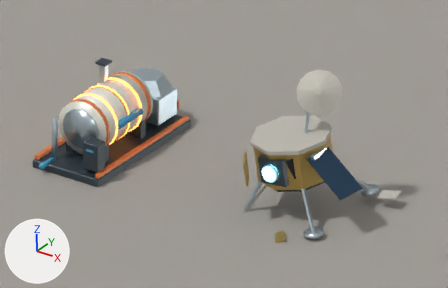
An edit to the Blender file lunar-art-test/game/assets/expedition-library.blend, drawn before and after from the same camera.
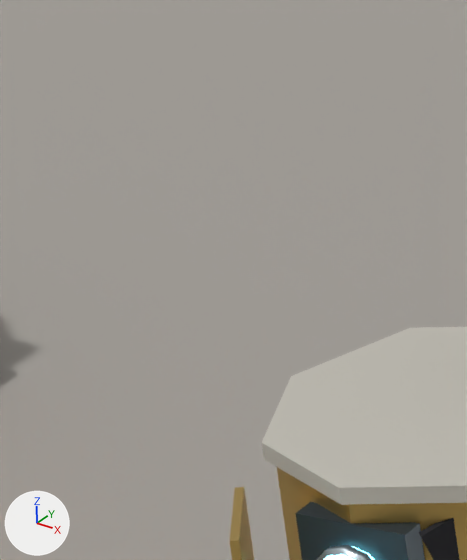
The first picture shows the older version from the file's camera 'Camera.004'. The close-ups show the older and then the newer version on the part from 43% to 66% of the width and 15% to 58% of the height of that picture. Only the edits that show in the close-ups are written down. The axes (+X, +Y, +Z) are drawn at lower left. The lights are the same throughout.

Script lines for the objects in view, before the commit:
```python
ob_core = bpy.data.objects.new('Core', me_cylinder_065)
ob_core.location = (2.2, 0.0, 0.0)
ob_core.rotation_euler = (0.0698, -0.105, 0.0)  # degrees (4, -6, 0)
ob_lander = bpy.data.objects.new('Lander', me_cylinder_031)
ob_lander.location = (2.2, 0.0, 0.0)
ob_lander.rotation_euler = (0.0698, -0.105, 0.0)  # degrees (4, -6, 0)
ob_plane = bpy.data.objects.new('Plane', me_plane_005)
ob_plane.location = (0.0, 0.0, 0.0)
```
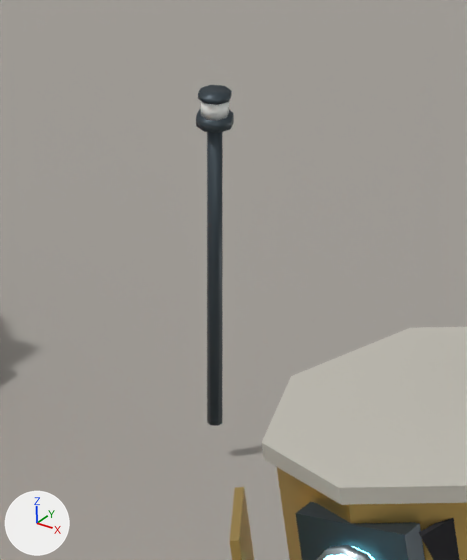
What differs and where, as boxes [x1, y1, x2, y2] in the close-ups (467 x 560 px):
'Lamp', added
    after: [196, 85, 234, 426]
    faces in mat_lunar___graphite_structure (greyish blue #3c4850): [196, 85, 234, 426]
    faces in mat_lunar___status_lamp (white #eff3f1): [201, 101, 229, 121]

Diff of the bpy script that builds the scene:
```diff
--- a/lunar-art-test/game/assets/expedition-library.blend.py
+++ b/lunar-art-test/game/assets/expedition-library.blend.py
@@ mat_lunar___status_lamp @@
+mat_lunar___status_lamp = principled_material('Lunar • status lamp')
+mat_lunar___status_lamp.base_color = (0.86, 0.9, 0.88)  # white #eff3f1
+mat_lunar___status_lamp.roughness = 0.3
@@ me_cylinder_031_1 @@
+me_cylinder_031_1.from_pydata(...)  # a 6-sided cylinder along z spanning x -0.83..-0.77, y 1.76..1.84, z 0.2..1.95, material slot 0; an 8-sided cylinder along z spanning x -0.9..-0.7, y 1.7..1.9, z 1.95..2.01, material slot 0; an 8-sided cylinder along z spanning x -0.88..-0.72, y 1.72..1.88, z 2.01..2.11, material slot 1; an 8-sided cylinder along z spanning x -0.89..-0.71, y 1.71..1.89, z 2.11..2.14, material slot 0
+me_cylinder_031_1.polygons.foreach_set('use_smooth', [True] * 38)
+me_cylinder_031_1.materials.append(mat_lunar___graphite_structure)  # greyish blue #3c4850
+me_cylinder_031_1.materials.append(mat_lunar___status_lamp)  # white #eff3f1
@@ ob_lamp @@
+ob_lamp = bpy.data.objects.new('Lamp', me_cylinder_031_1)
+ob_lamp.location = (0.0, 0.0, 0.0)
```
